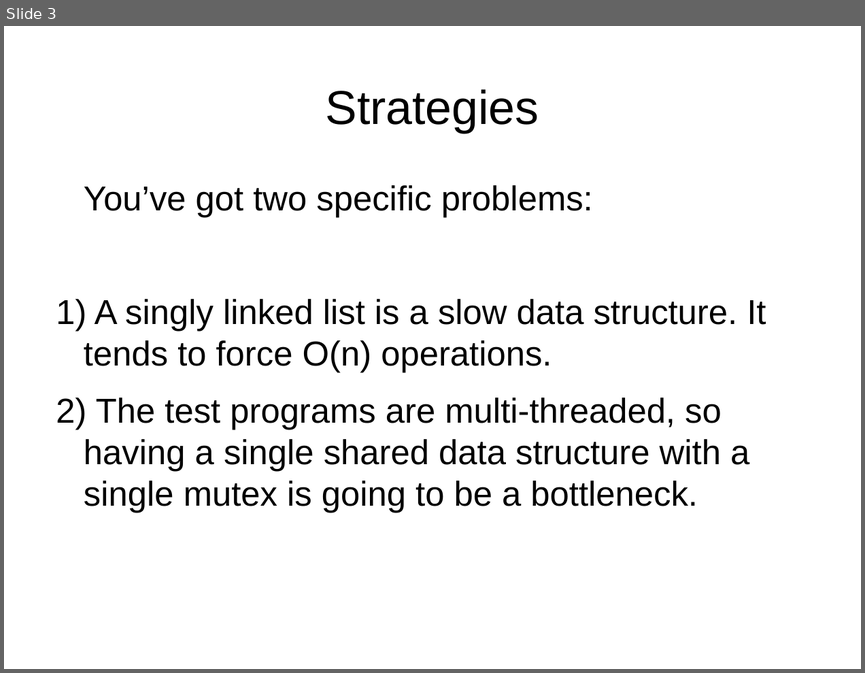
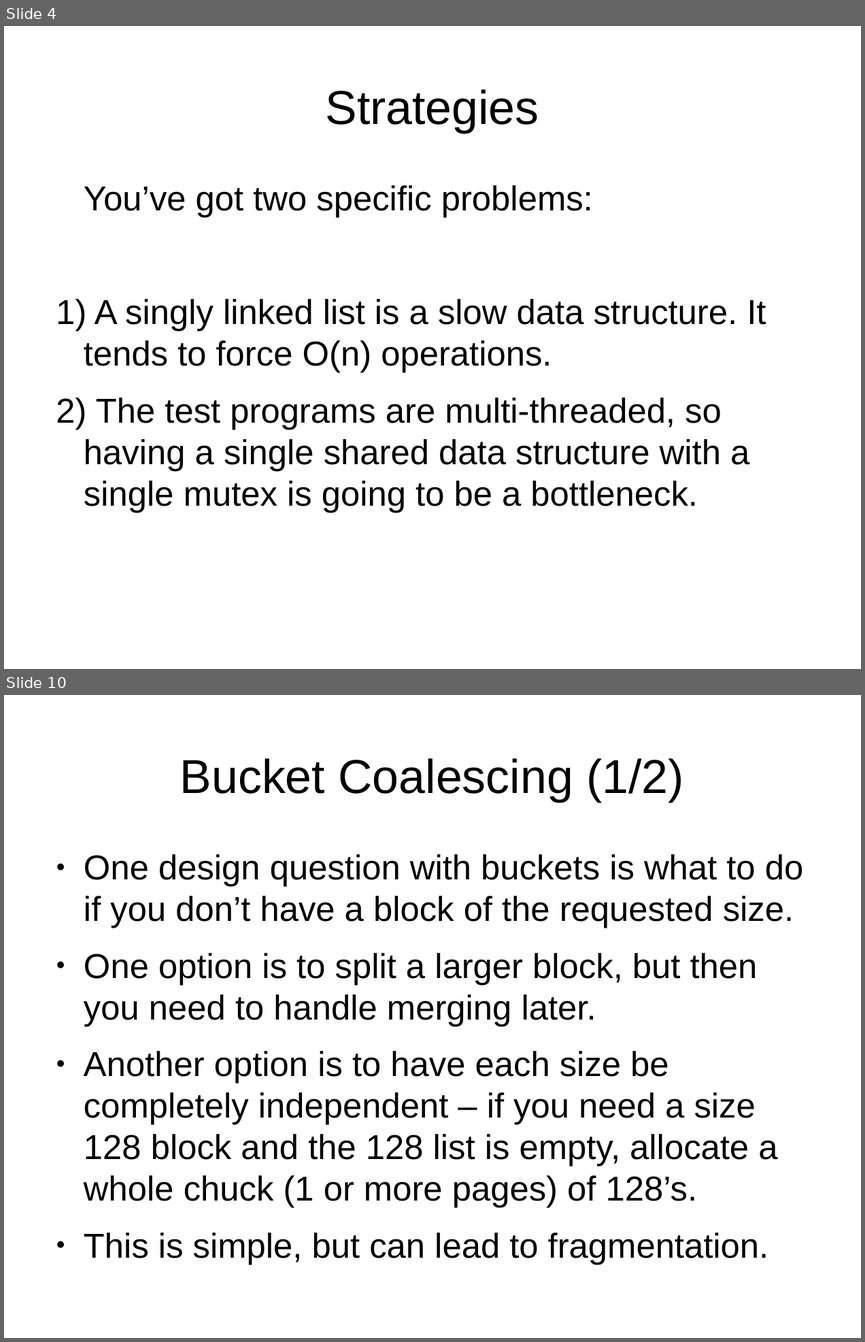
Before and after one commit to NatTuck/khoury-ntuck, a slide deck: courses/2020/01/cs3650/notes/18-advanced-malloc/ch02-hints.odp. Shown one above the other, each under a label of ours: slide 3 before the commit, slides 4 and 10 after it; the slides between them are not shown. The pictures are 865x673 and 865x1342 pixels, drawn with LibreOffice and Linux fonts; fonts in the diff are those of the drawing; background and template pictures are left out. Boxes give left, top, right and bottom in pixels: in the first picture for what was removed or moved away, otherwise in the second. Text is boxed around its words. In the diff, an @@ line names an element or a change of style, - is before the commit and + after.

```diff
--- a/courses/2020/01/cs3650/notes/18-advanced-malloc/ch02-hints.odp
+++ b/courses/2020/01/cs3650/notes/18-advanced-malloc/ch02-hints.odp
@@ slide 10 added at [4,695,861,1338], background #FFFFFF @@
@@ title added at [180,758,684,802], 44 pt, text #000000 @@
+Bucket Coalescing (1/2)
@@ text added at [84,854,803,1264], 32 pt, text #000000 @@
+● One design question with buckets is what to do if you don’t have a block of the requested size.
+● One option is to split a larger block, but then you need to handle merging later.
+● Another option is to have each size be completely independent – if you need a size 128 block and the 128 list is empty, allocate a whole chuck (1 or more pages) of 128’s.
+● This is simple, but can lead to fragmentation.
@@ what was slide 3 is now slide 4 @@
```
Also in this commit, not shown: 1 slide changed, 8 other slides added, 6 other files.
